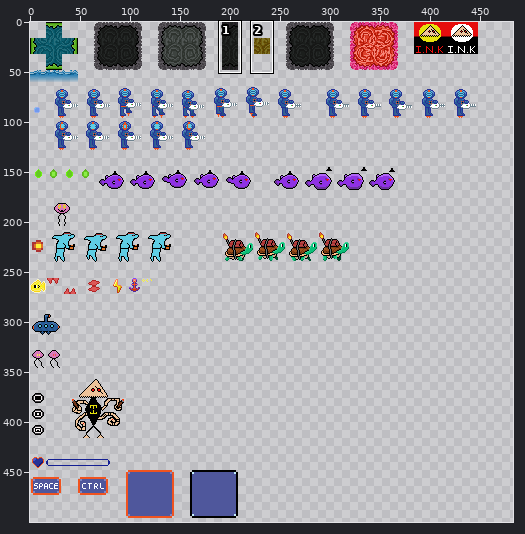
Two states of a sprite sheet, Game1/Content/SpriteSheet.png. The picture above shows the old version from afar; the outline marks the close-up.
Close-up. Before:
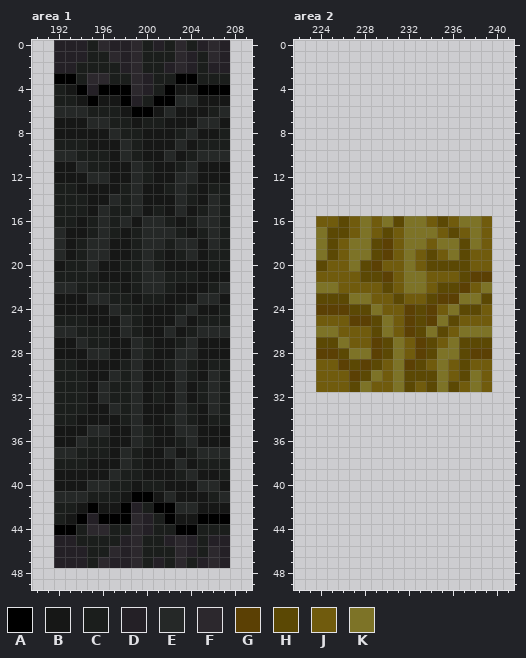
The file is 512x512 pixels. Pixels under 10% opacity are left out. Colours within 5 levels of each other are drawn and written as one. Shown: area 1: x 190..209, y 0..49; area 2: x 222..241, y 0..49. The wide view leaves out empty margins. The commit also changed other parts of the picture, which this record leaves out.
Palette (. is transparent): A #000000  B #161716  C #1b1e1c  D #242026  E #252827  F #2c282d  G #5b4004  H #5b4804  J #705b0d  K #7d7327
Pixels before, area 1, first column x 192:
 0 DDDCFDDFCDCFCDFD
 1 DDDCCFDFCCCFDCFD
 2 DDCCCCDFCCDFDCDD
 3 AACFFCCFDCCAACCC
 4 CBADAAAFDCABBAAA
 5 CCBABBADCAAEEBBB
 6 EEECCCBAABEBBBCE
 7 BBBEECCBCCBBBEEB
 8 BBBBBECCBBBCEBBC
 9 CCCBBBECBBBEBCCC
10 EECCCBECBBEBCEEE
11 BBECCBBECBBCEBBB
12 BBBEEBBECBBEEBBB
13 CCBBBBCEBBCECBCC
14 CCCBBECEBBBECBEC
15 CCCBECCEBCBEBCEC
16 CCBCECEBEECBCEEC
17 EBBCECBCEEECBCEC
18 EBCEEBBCEECEEBEC
19 EBCEEBBCECBCEBCC
20 BCCEBBCCECBBBBCC
21 CCCCBBBCEECCCBBB
22 EECCCCBCEECBBBCE
23 BBBEECCBCCBBBEEB
24 BBBBBECCBBBCEBBC
25 CCCBBBECBBBEBCCC
26 EECCCBECBBEBCEEE
27 BBECCBBECBBCEBBB
28 BBBEEBBECBBEEBBB
29 CCBBBBCEBBCECBCC
30 CCCBBECEBBBECBEC
31 CCCBECCEBCBEBCEC
32 CCCBECCEBCBEBCEC
33 CCCBBECEBBBECBEC
34 CCBBBBCEBBCECBCC
35 BBBEEBBECBBEEBBB
36 BBECCBBECBBCEBBB
37 EECCCBECBBEBCEEE
38 CCCBBBECBBBEBCCC
39 BBBBBECCBBBCEBBC
40 BBBEECCBCCBBBEEB
41 EEECCCBAABEBBBCE
42 CCBABBADCAAEEBBB
43 CBADAAAFDCABBAAA
44 AACFFCCFDCCAACCC
45 DDCCCCDFCCDFDCDD
46 DDDCCFDFCCCFDCFD
47 DDDCFDDFCDCFCDFD
Pixels before, area 2, first column x 224:
16 JJHJKJKHKKJHJKKJ
17 KHHJKJHJKKKJHJKJ
18 KHJKKHGJKKJKKHKJ
19 KHJKKHGJKJHJKHJJ
20 HJJKHGJJKJHHHHJJ
21 JJJJHHGJKKJJJHGG
22 KKJJJJHJKKJHHGJK
23 HHHKKJJHJJHGGKKH
24 GGGHHKJJGHGJKHHJ
25 JJJGGHKJGHGKHJJJ
26 KKJJJHKJGHKHJKKK
27 HHKJJGHKJGHJKHHH
28 GGHKKGHKJGHKKHGG
29 JJGHGHJKGHJKJHJJ
30 JJJGHKJKHHHKJHKJ
31 JJJHKJJKHJHKHJKJ
After the commit:
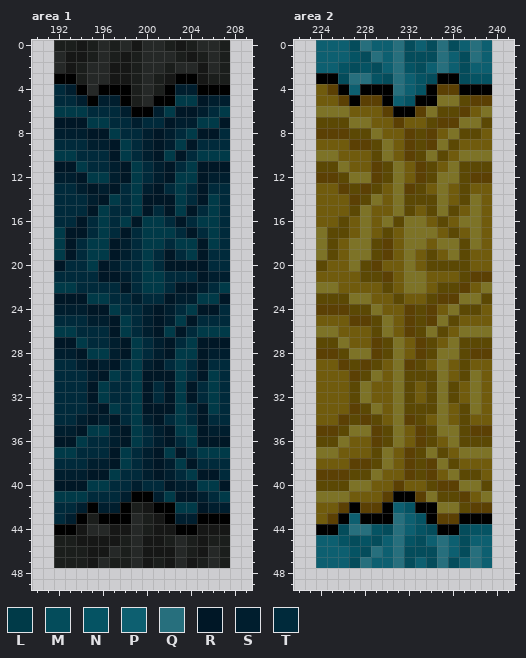
Colours new in this view: L #003a48  M #044c5b  N #055363  P #0d5f70  Q #276f7d  R #001726  S #001e2e  T #002a3b
What changed:
Changed rows in their new state; - is an unchanged pixel.
Area 1:
first column x 192:
 0 CCB-ECEBEE-B-EEC
 1 EBB-ECBCEEECB-EC
 2 EB-EEBBCEECEEBEC
 3 ---EEBBCE-B--B--
 4 TS-E---CE--SS---
 5 TTS-SS-CE--LLRSS
 6 LLLTTTS--SLRRSTL
 7 RRRLLTTSTTRSSLLR
 8 SSSRRLTTSRSTLRRT
 9 TTTSSRLTSRSLRTTT
10 LLTTTRLTSRLRTLLL
11 RRLTTSRLTSRTLRRR
12 SSRLLSRLTSRLLRSS
13 TTSRSRTLSRTLTRTT
14 TTTSRLTLRRRLTRLT
15 TTTRLTTLRTRLRTLT
16 TTRTLTLRLLTRTLLT
17 LRRTLTRTLLLTRTLT
18 LRTLLRSTLLTLLRLT
19 LRTLLRSTLTRTLRTT
20 RTTLRSTTLTRRRRTT
21 TTTTRRSTLLTTTRSS
22 LLTTTTRTLLTRRSTL
23 RRRLLTTSTTRSSLLR
24 SSSRRLTTSRSTLRRT
25 TTTSSRLTSRSLRTTT
26 LLTTTRLTSRLRTLLL
27 RRLTTSRLTSRTLRRR
28 SSRLLSRLTSRLLRSS
29 TTSRSRTLSRTLTRTT
30 TTTSRLTLRRRLTRLT
31 TTTRLTTLRTRLRTLT
32 TTTRLTTLRTRLRTLT
33 TTTSRLTLRRRLTRLT
34 TTSRSRTLSRTLTRTT
35 SSRLLSRLTSRLLRSS
36 RRLTTSRLTSRTLRRR
37 LLTTTRLTSRLRTLLL
38 TTTSSRLTSRSLRTTT
39 SSSRRLTTSRSTLRRT
40 RRRLLTTSTTRSSLLR
41 LLLTTTS--SLRRSTL
42 TTS-SS-CB--LLRSS
43 TS-C---ECB-SS---
44 --BEEBBECBB--BBB
45 CCBBBBCEBBCECBCC
46 CCCBBECEBBBECBEC
47 CCCBECCEBCBEBCEC
Area 2:
first column x 224:
 0 PPPMQPPQMPMQMPQP
 1 PPPNMQPQMMMQPMQP
 2 PPNMNMPQNMPQPMPP
 3 AAMQQNMQPNMAAMNN
 4 JGAPAAAQPNAGGAAA
 5 JJGAGGAPNAAKKHGG
 6 KKKJJJGAAGKHHGJK
 7 HHHKKJJGJJHGGKKH
 8 GGGHHKJJGHGJKHHJ
 9 JJJGGHKJGHGKHJJJ
10 KKJJJHKJGHKHJKKK
11 HHKJJGHKJGHJKHHH
12 GGHKKGHKJGHKKHGG
13 JJGHGHJKGHJKJHJJ
14 JJJGHKJKHHHKJHKJ
15 JJJHKJJKHJHKHJKJ
first column x 224:
32 JJJHKJJKHJHKHJKJ
33 JJJGHKJKHHHKJHKJ
34 JJGHGHJKGHJKJHJJ
35 GGHKKGHKJGHKKHGG
36 HHKJJGHKJGHJKHHH
37 KKJJJHKJGHKHJKKK
38 JJJGGHKJGHGKHJJJ
39 GGGHHKJJGHGJKHHJ
40 HHHKKJJGJJHGGKKH
41 KKKJJJGAAGKHHGJK
42 JJGAGGAPNAAKKHGG
43 JGAPAAAQPNAGGAAA
44 AAMQQNMQPNMAAMNN
45 PPNMNMPQNMPQPMPP
46 PPPNMQPQMMMQPMQP
47 PPPMQPPQMPMQMPQP
Where, in picture pixels (left, top, right, bottom), the same in both close-ups:
changed: (54, 40, 230, 568)
added: (316, 40, 492, 216)
added: (316, 392, 492, 568)
